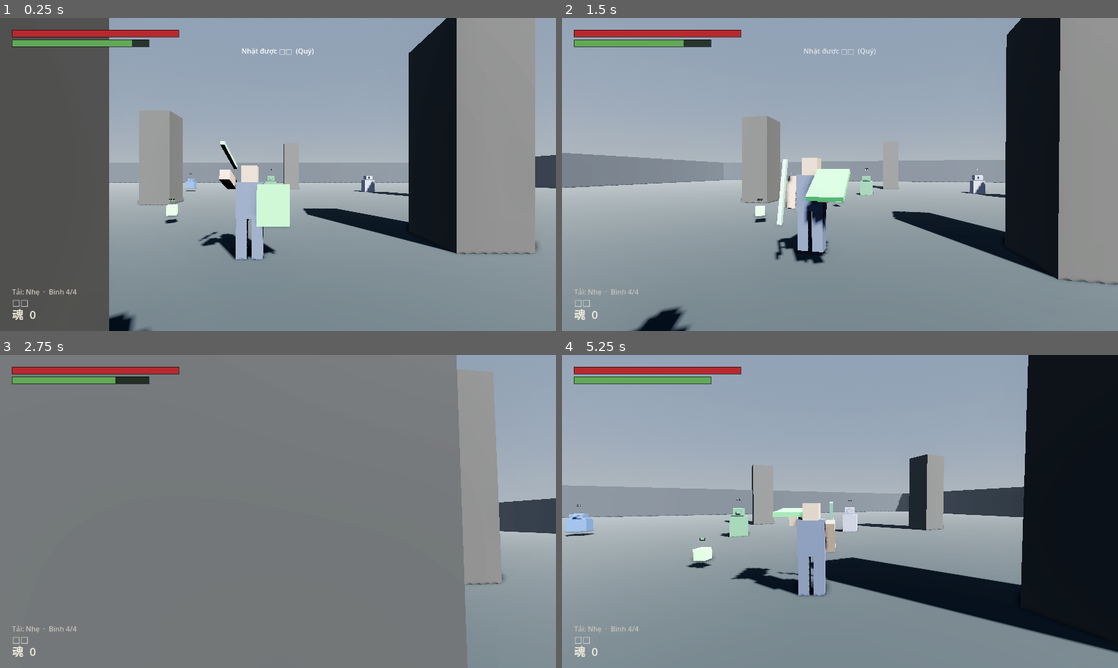
Above: before the commit, frames 1-4 (two rows, left to right).
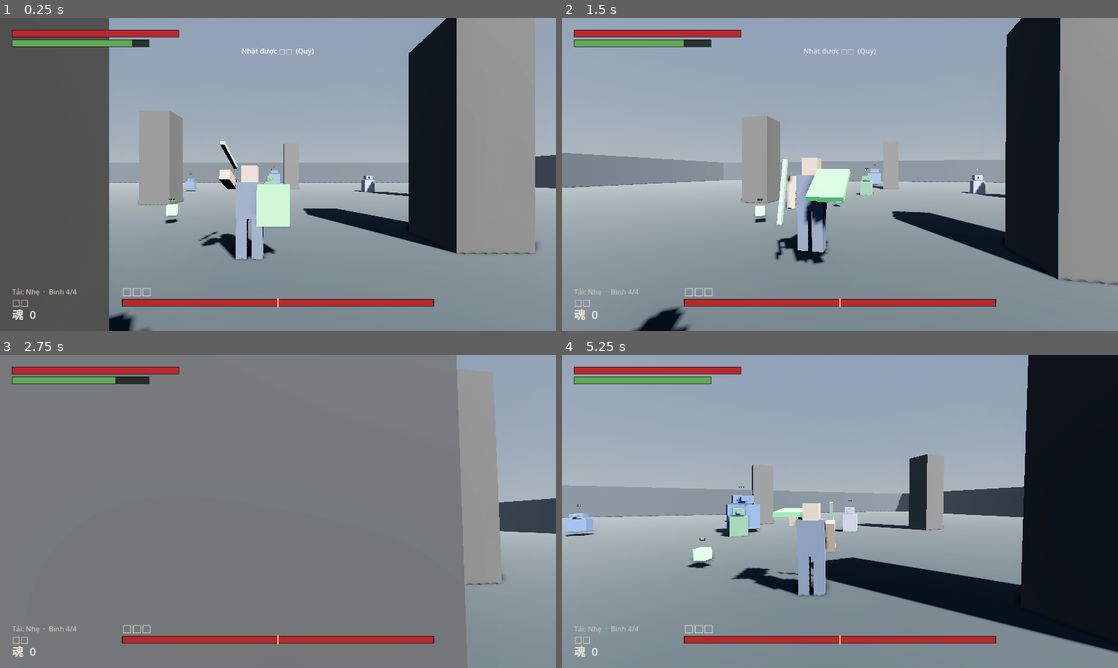
Above: after the commit, the same moments.

Repository: vitgoodkid/Game3SD
Game: Godot game, scene res://tools/thu_vong_lap.tscn
Same seed, same stepped clock (60 frames per second), same inputs: the game is played once before the commit and once after it. This scene is started directly instead of the project's main scene.
Inputs (mouse positions are in pixels of both pictures, inside the frame that each line leads up to):
- Up to frame 1 (0.25 s): no input
- Up to frame 2 (1.5 s): move the mouse to (867, 174) at 0.52 s; right-click (867, 174) at 0.6 s; tap F (nhay) at 0.8, 1.35 s; move the mouse to (812, 174) at 1.27 s
- Up to frame 3 (2.75 s): right-click (250, 511) at 1.55 s; move the mouse to (289, 505) at 2.02 s; tap D (di_phai) at 2.1 s; tap F (nhay) at 2.3 s
- Up to frame 4 (5.25 s): tap Enter at 2.75 s; move the mouse to (834, 517) at 2.77 s; tap S (di_sau) at 2.85 s; right-click (834, 517) at 3.05 s; move the mouse to (878, 514) at 3.52 s; tap A (di_trai) at 3.6 s; tap F (nhay) at 3.8 s; move the mouse to (795, 508) at 4.27 s; tap W (di_truoc) at 4.35 s; right-click (795, 508) at 4.55 s; move the mouse to (845, 511) at 5.02 s; hold Q (do_don) from 5.03 s (still down)

The runs differ from the first frame. In frame 1, 1.5% of the frame differs, in the area x 21-79%, y 47-93%; in frame 2, 1.5%; in frame 3, 1.4%; in frame 4, 1.9%, in the area x 21-79%, y 42-93%.

Commit message:
Mốc 5 — boss hai giai đoạn
Boss kế thừa Quai chứ không viết lại cây state machine riêng: boss khác quái
thường đúng ba chỗ (đọc boss.csv, đổi moveset giữa trận, chết thì dạy chữ), mọi
thứ còn lại phải giống hệt vì người chơi học cách đọc đòn ở quái thường rồi
mang kiến thức đó vào cửa boss.

Giai đoạn hai: máu tụt dưới nguong_gd2 thì vào state boss_doi_gd — đứng ngây
2 giây, BẤT TỬ, đổi màu thân, HUD báo. Khung đó phải bất tử: cho ăn đòn ở đây
thì người chơi học được đúng một điều là cứ thấy boss đổi dạng là xông vào
chém miễn phí, và cả đoạn dựng không khí thành tự phạt chính nó.

Thanh máu boss kiểu souls ở đáy màn hình: tên theo luật ??? (boss vô danh hiện
□□), vạch mốc ngưỡng giai đoạn hai, chữ 二 khi đã qua, thanh trắng tụt chậm.

Hạ boss thì HỌC LUÔN mấy chữ ở cột thuong_chu — khoảnh khắc "cả kho đồ cũ sáng
lên" của mục 4.1, đặt đúng chỗ đáng nhớ nhất. Boss không sống lại khi nghỉ ở
bia, nếu không thì cửa boss thành chỗ cày hồn.

Sửa một lỗi thật lộ ra khi làm: cột `toc_do` của boss.csv KHÔNG AI ĐỌC.
Quai.di_ve() tìm `toc_do_duoi` mà boss.csv không có cột đó, nên mọi boss chạy
ở tốc độ mặc định 4.0 bất kể bảng ghi gì — Thần Băng lẽ ra chậm chạp (2.7) lại
đuổi nhanh hơn Mẹ Làng. Boss._bu_cot_thieu() suy năm cột thiếu từ mấy cột
boss.csv có, ghi vào bản sao chứ không vào hàng gốc dùng chung của VocabDB.

Và một bẫy queue_free() nữa: boss nằm trong CẢ nhóm "quai" lẫn "boss", nên
_dat_lai_quai() quét trúng nó; guard "kiểm nhóm boss còn trống không" nhìn hụt
vì node vẫn nằm trong nhóm tới hết khung hình.

Thêm 19 test: moveset giai đoạn hai phải dài hơn và có đòn chưa từng thấy,
tụt qua ngưỡng là đổi, khung đổi bất tử, không có giai đoạn ba, hạ boss là học
chữ. 196 + 147 test qua.

Co-Authored-By: Claude Opus 5 <noreply@anthropic.com>

Diff:
--- /dev/null
+++ b/scenes/quai/boss.tscn
@@ -0,0 +1,71 @@
+[gd_scene load_steps=15 format=3]
+
+[ext_resource type="Script" path="res://scripts/quai/boss.gd" id="1_q"]
+[ext_resource type="Script" path="res://scripts/quai/than_quai.gd" id="2_than"]
+[ext_resource type="Script" path="res://scripts/quai/quai_hop_don.gd" id="3_hop"]
+[ext_resource type="Script" path="res://scripts/nhan_vat/may_trang_thai.gd" id="4_may"]
+[ext_resource type="Script" path="res://scripts/quai/trang_thai/quai_dung.gd" id="5_dung"]
+[ext_resource type="Script" path="res://scripts/quai/trang_thai/quai_ve_cho.gd" id="6_ve"]
+[ext_resource type="Script" path="res://scripts/quai/trang_thai/quai_duoi.gd" id="7_duoi"]
+[ext_resource type="Script" path="res://scripts/quai/trang_thai/quai_danh.gd" id="8_danh"]
+[ext_resource type="Script" path="res://scripts/quai/trang_thai/quai_trung_don.gd" id="9_td"]
+[ext_resource type="Script" path="res://scripts/quai/trang_thai/quai_vo_the.gd" id="10_vt"]
+[ext_resource type="Script" path="res://scripts/quai/trang_thai/quai_chet.gd" id="11_chet"]
+[ext_resource type="Script" path="res://scripts/quai/trang_thai/boss_doi_gd.gd" id="12_gd"]
+
+[sub_resource type="CapsuleShape3D" id="Capsule_q"]
+radius = 0.9
+height = 2.4
+
+[sub_resource type="BoxShape3D" id="Box_don_q"]
+size = Vector3(3.2, 2.6, 3.2)
+
+[node name="Boss" type="CharacterBody3D"]
+collision_layer = 4
+collision_mask = 1
+script = ExtResource("1_q")
+
+[node name="Hinh" type="CollisionShape3D" parent="."]
+transform = Transform3D(1, 0, 0, 0, 1, 0, 0, 0, 1, 0, 0.9, 0)
+shape = SubResource("Capsule_q")
+
+[node name="Than" type="Node3D" parent="."]
+script = ExtResource("2_than")
+
+[node name="HopDon" type="Area3D" parent="Than"]
+monitoring = false
+monitorable = false
+collision_layer = 0
+collision_mask = 2
+script = ExtResource("3_hop")
+
+[node name="Hinh" type="CollisionShape3D" parent="Than/HopDon"]
+shape = SubResource("Box_don_q")
+
+[node name="May" type="Node" parent="."]
+script = ExtResource("4_may")
+trang_thai_dau = "quai_dung"
+
+[node name="quai_dung" type="Node" parent="May"]
+script = ExtResource("5_dung")
+
+[node name="quai_ve_cho" type="Node" parent="May"]
+script = ExtResource("6_ve")
+
+[node name="quai_duoi" type="Node" parent="May"]
+script = ExtResource("7_duoi")
+
+[node name="quai_danh" type="Node" parent="May"]
+script = ExtResource("8_danh")
+
+[node name="quai_trung_don" type="Node" parent="May"]
+script = ExtResource("9_td")
+
+[node name="quai_vo_the" type="Node" parent="May"]
+script = ExtResource("10_vt")
+
+[node name="quai_chet" type="Node" parent="May"]
+script = ExtResource("11_chet")
+
+[node name="boss_doi_gd" type="Node" parent="May"]
+script = ExtResource("12_gd")
--- a/scripts/giao_dien/hud.gd
+++ b/scripts/giao_dien/hud.gd
@@ -29,6 +29,10 @@
 var _huong_danh: Array = []
 ## Máu "trễ" — thanh trắng tụt chậm phía sau, cho thấy vừa mất bao nhiêu.
 var _mau_tre := 1.0
+## Boss đang đánh nhau với mình. Thanh máu của nó nằm dưới đáy màn hình, kiểu
+## souls — to, một thanh duy nhất, tên chữ Hán ở trên.
+var _boss: Boss = null
+var _boss_tre := 1.0
 
 func _ready() -> void:
 	layer = 10
@@ -70,6 +74,7 @@
 	_mau_tre = maxf(ti, _mau_tre - delta * 0.35)
 	if _mau_tre < ti:
 		_mau_tre = ti
+	_tut_mau_boss(delta)
 
 	for i in range(_huong_danh.size() - 1, -1, -1):
 		_huong_danh[i]["t"] = float(_huong_danh[i]["t"]) - delta
@@ -83,6 +88,14 @@
 	_ve.queue_redraw()
 
 ## Hiện một dòng thông báo ngắn giữa trên màn hình (ngũ hành, đổi camera...).
+## Thanh trắng của boss tụt chậm phía sau, y như của người chơi — đó là thứ
+## cho thấy cú vừa rồi ăn được bao nhiêu trên một thanh máu rất dài.
+func _tut_mau_boss(delta: float) -> void:
+	if _boss == null or not is_instance_valid(_boss):
+		return
+	var ti := _boss.mau / maxf(_boss.mau_toi_da, 1.0)
+	_boss_tre = maxf(ti, _boss_tre - delta * 0.28)
+
 func bao(dong: String) -> void:
 	if dong.strip_edges().is_empty():
 		return
@@ -121,12 +134,49 @@
 		_thanh(Vector2(LE, y), rong * 0.7, nc.tu_the / maxf(nc.tu_the_max, 1.0),
 			MAU_TU_THE, Color(0.14, 0.12, 0.05, 0.8))
 
+	_ve_thanh_boss(co)
 	_ve_goc_duoi(co)
 	_ve_vet_bi_danh(co)
 	var cam := nc.get_node_or_null("GiaCamera") as CameraBaCheDo
 	if cam != null and cam.la_thu_nhat():
 		_ve_cham_ngam(co)
 		_ve_mui_ten_muc_tieu(co, cam)
+
+## Nhận boss vào để vẽ thanh máu. Vùng nào có boss thì gọi lúc người chơi bước
+## vào cửa; hạ xong thì gọi lại với null.
+func theo_doi_boss(b: Boss) -> void:
+	_boss = b
+	_boss_tre = 1.0
+	if b != null:
+		var loi := b.loi_thoai()
+		if loi != "":
+			bao(loi)
+
+func _ve_thanh_boss(co: Vector2) -> void:
+	if _boss == null or not is_instance_valid(_boss) or not _boss.con_song():
+		return
+	var f := ThemeDB.fallback_font
+	var rong := minf(co.x * 0.56, 760.0)
+	var x := (co.x - rong) * 0.5
+	var y := co.y - LE * 2.6
+	var ti := _boss.mau / maxf(_boss.mau_toi_da, 1.0)
+
+	# Tên hiện theo luật ???: chữ chưa đọc được thì hiện □. Boss vô danh là
+	# một hình ảnh mạnh — và hạ xong thì `thuong_chu` dạy luôn mấy chữ đó.
+	var ten := _boss.ten_hien()
+	var be := _ve.get_theme_default_font_size()
+	_ve.draw_string(f, Vector2(x, y - 10.0), ten,
+		HORIZONTAL_ALIGNMENT_LEFT, -1, be + 8, MAU_CHU)
+	# Giai đoạn hai: vạch mốc trên thanh cho thấy nó đã qua ngưỡng.
+	_thanh(Vector2(x, y), rong, ti, MAU_MAU, MAU_MAU_NEN, _boss_tre)
+	var moc := _boss.nguong_gd2()
+	if moc > 0.0 and moc < 1.0:
+		var mx := x + rong * moc
+		_ve.draw_line(Vector2(mx, y - 3.0), Vector2(mx, y + CAO_THANH + 3.0),
+			Color(0.95, 0.85, 0.45, 0.9), 2.0)
+	if _boss.giai_doan >= 2:
+		_ve.draw_string(f, Vector2(x + rong - 46.0, y - 10.0), "二",
+			HORIZONTAL_ALIGNMENT_LEFT, -1, be + 6, Color(0.95, 0.55, 0.42))
 
 func _thanh(tai: Vector2, rong: float, ti: float, mau: Color, nen: Color,
 		tre: float = -1.0) -> void:
--- /dev/null
+++ b/scripts/quai/boss.gd
@@ -0,0 +1,177 @@
+class_name Boss
+extends Quai
+
+## Boss hai giai đoạn (mốc 5). Mọi thông số đọc từ data/boss.csv.
+##
+## Vì sao kế thừa Quai chứ không viết lại: boss KHÁC quái thường đúng ba chỗ —
+## đọc bảng dữ liệu khác, đổi moveset giữa trận, và chết thì dạy chữ. Mọi thứ
+## còn lại (máy trạng thái, hộp đòn, tư thế, vỡ thế, kết liễu) phải giống hệt,
+## vì người chơi học cách đọc đòn ở quái thường rồi mang kiến thức đó vào cửa
+## boss. Viết riêng một cây state machine cho boss là tự tay phá bài học đó.
+##
+## GIAI ĐOẠN HAI là toàn bộ điểm của mốc này. Máu tụt dưới `nguong_gd2` thì:
+##   · đứng ngây một nhịp — đây là khung BÁO TRƯỚC, không phải khung tặng đòn
+##     miễn phí, nên nó bất tử; đánh vào lúc này không ăn gì
+##   · đổi sang `moveset_2`, dài hơn `moveset_1` một hai đòn
+##   · đổi màu thân, HUD nháy tên
+##
+## Không có giai đoạn ba, và đừng thêm: hai giai đoạn là đủ để người chơi phải
+## học lại giữa trận, ba giai đoạn thì thành bài kiểm tra trí nhớ.
+
+signal doi_giai_doan(gd: int)
+signal bat_dau_tran(b: Boss)
+signal ket_thuc_tran(b: Boss, thang: bool)
+
+## Đứng ngây bấy nhiêu giây lúc chuyển giai đoạn. Đủ dài để NHÌN THẤY là nó
+## đang đổi, đủ ngắn để không thành nghỉ giải lao.
+const NGAY_DOI_GIAI_DOAN := 2.0
+
+var giai_doan := 1
+var _da_doi := false
+var _da_chao := false
+
+func _ready() -> void:
+	add_to_group("boss")
+	super()
+
+## Đọc boss.csv thay vì quai.csv. Phần còn lại của Quai._nap_du_lieu() dùng
+## chung được vì hai bảng cố ý trùng tên cột ở những chỗ quan trọng.
+func _nap_du_lieu() -> void:
+	d = VocabDB.boss_cua(ma).duplicate()
+	if d.is_empty():
+		push_warning("Khong co boss '%s' trong boss.csv" % ma)
+	_bu_cot_thieu()
+	mau_toi_da = float(d.get("mau", 1000))
+	mau = mau_toi_da
+	tu_the_max = float(d.get("the_dung", 60)) * 2.2 + 40.0
+	ngu_hanh = String(d.get("ngu_hanh", ""))
+	_dung_than()
+	Tui.doi_trang_bi.connect(_cap_nhat_nhan)
+	doi_mau.emit(mau, mau_toi_da)
+
+## boss.csv cố ý ngắn hơn quai.csv: nó không khai `tam_phat_hien`, `tam_danh`,
+## `toc_do_di`, `toc_do_duoi`, `hon`. Suy ra từ mấy cột nó CÓ, thay vì bắt
+## người điền lại năm cột nữa cho sáu con boss.
+##
+## Đây là chỗ sửa một lỗi thật: cột `toc_do` của boss.csv trước đây KHÔNG AI
+## ĐỌC — `Quai.di_ve()` tìm `toc_do_duoi`, mà boss không có cột đó, nên mọi
+## boss đều chạy ở tốc độ mặc định 4.0 bất kể bảng ghi gì. Thần Băng lẽ ra
+## chậm chạp (2.7) thì đuổi nhanh hơn cả Mẹ Làng.
+##
+## Ghi vào bản sao `d`, không vào hàng gốc trong VocabDB — hàng đó dùng chung
+## cho mọi con cùng mã.
+func _bu_cot_thieu() -> void:
+	var toc := float(d.get("toc_do", 3.0))
+	var bk := float(d.get("ban_kinh", 0.9))
+	d["toc_do_duoi"] = toc
+	d["toc_do_di"] = toc * 0.6
+	# Cửa boss là phòng kín: bước vào là nó thấy. Để tầm ngắn như quái thường
+	# thì người chơi đi lại được nửa phòng mà boss vẫn đứng ngủ.
+	d["tam_phat_hien"] = 32.0
+	# Tầm đánh theo VÓC DÁNG nó: con to tay dài hơn, và người chơi đọc được
+	# điều đó bằng mắt trước khi ăn đòn đầu tiên.
+	d["tam_danh"] = bk * 2.2 + 1.8
+	d["hon"] = d.get("thuong_hon", 500)
+	d["rot_bo_thu"] = []
+
+func _dung_than() -> void:
+	var cao := float(d.get("cao", 2.4))
+	var bk := float(d.get("ban_kinh", 0.9))
+	var c := hinh.shape as CapsuleShape3D
+	if c != null:
+		c.height = cao
+		c.radius = bk
+	hinh.position.y = cao * 0.5
+	var tk := than as ThanQuai
+	if tk != null:
+		tk.dung_theo(cao, bk, ngu_hanh, ten_hien())
+		tk.cap_nhat(ten_hien(), 1.0)
+
+# --- Hai giai đoạn ---------------------------------------------------
+
+## Moveset theo giai đoạn đang ở. Quai.cac_don() đọc cột `moveset`; boss có hai
+## cột nên phải cài đè.
+func cac_don() -> Array:
+	var cot := "moveset_2" if giai_doan == 2 else "moveset_1"
+	var m: Array = d.get(cot, [])
+	if m.is_empty():
+		m = d.get("moveset_1", [])
+	return m if not m.is_empty() else ["bo_cham"]
+
+func nguong_gd2() -> float:
+	return float(d.get("nguong_gd2", 0.5))
+
+## Ăn đòn. Chặn đúng hai chỗ so với quái thường: bất tử lúc đang đổi giai đoạn,
+## và kiểm ngưỡng sau khi trừ máu.
+func an_don(sat_thuong: int, pha_the: float, tu_dau: Vector3, hanh: String = "") -> int:
+	if may.ten_hien_tai == "boss_doi_gd":
+		# Khung chuyển giai đoạn là khung BÁO TRƯỚC. Cho ăn đòn ở đây thì người
+		# chơi học được rằng cứ thấy boss đổi dạng là xông vào chém miễn phí,
+		# và cả đoạn dựng không khí thành ra tự phạt mình.
+		return 0
+	var st := super(sat_thuong, pha_the, tu_dau, hanh)
+	_thu_doi_giai_doan()
+	return st
+
+func _thu_doi_giai_doan() -> void:
+	if _da_doi or giai_doan != 1 or not con_song():
+		return
+	if mau / maxf(mau_toi_da, 1.0) > nguong_gd2():
+		return
+	_da_doi = true
+	giai_doan = 2
+	tu_the = 0.0
+	may.doi("boss_doi_gd")
+	doi_giai_doan.emit(2)
+
+## Đổi màu thân khi sang giai đoạn hai — người chơi phải NHÌN ra là luật vừa
+## đổi, không phải đọc được trên thanh máu.
+func to_lai_than() -> void:
+	var tk := than as ThanQuai
+	if tk != null and tk.has_method("to_lai"):
+		tk.call("to_lai", NguHanh.mau_cua(ngu_hanh).lerp(Color(0.95, 0.30, 0.25), 0.55))
+
+# --- Vào trận / hết trận ---------------------------------------------
+
+func _physics_process(delta: float) -> void:
+	super(delta)
+	if not _da_chao and thay_nguoi_choi():
+		_da_chao = true
+		_noi_hud(self)
+		bat_dau_tran.emit(self)
+
+## Chết. Boss dạy chữ — đó là phần thưởng thật của cả trận, hơn cả hồn.
+func roi_do() -> void:
+	Tui.them_hon(int(d.get("thuong_hon", 500)))
+	TheGioi.danh_dau_ha(id_on_dinh)
+	# Cột `thuong_chu` là danh sách chữ HỌC ĐƯỢC ngay, không phải bộ thủ phải
+	# ghép. Hạ boss là mở khoá luôn mấy chữ đó ở mọi món đồ cũ trong túi —
+	# khoảnh khắc "cả kho đồ sáng lên" của mục 4.1, đặt đúng chỗ đáng nhớ nhất.
+	var chu_moi: Array[String] = []
+	for c in d.get("thuong_chu", []):
+		var s := String(c)
+		if s == "" or TriNho.doc_duoc(s):
+			continue
+		TriNho.hoc(s)
+		chu_moi.append(s)
+	if not chu_moi.is_empty():
+		Tui.doi_trang_bi.emit()
+		_bao("Học được " + " ".join(chu_moi))
+	_noi_hud(null)
+	ket_thuc_tran.emit(self, true)
+
+## Bật / tắt thanh máu boss ở đáy màn hình. Tìm HUD bằng nhóm, để boss đặt ở
+## bản đồ nào cũng nối được mà không cần ai đi dây tay.
+func _noi_hud(b: Boss) -> void:
+	var h := get_tree().get_first_node_in_group("hud")
+	if h != null and h.has_method("theo_doi_boss"):
+		h.call("theo_doi_boss", b)
+
+func _bao(dong: String) -> void:
+	var h := get_tree().get_first_node_in_group("hud")
+	if h != null and h.has_method("bao"):
+		h.call("bao", dong)
+
+## Câu boss nói lúc vào trận. Nằm ở cột `loi_thoai` của boss.csv.
+func loi_thoai() -> String:
+	return String(d.get("loi_thoai", ""))
--- a/scripts/quai/than_quai.gd
+++ b/scripts/quai/than_quai.gd
@@ -134,6 +134,13 @@
 		rotation_degrees.x = lerpf(rotation_degrees.x, 24.0, minf(1.0, 26.0 * delta))
 		_to_mau(_mau_goc, delta, 10.0)
 
+## Đổi hẳn màu nền của con quái. Boss gọi lúc sang giai đoạn hai — đổi màu là
+## cách rẻ nhất để người chơi NHÌN ra luật vừa đổi, không phải đọc thanh máu.
+func to_lai(mau_moi: Color) -> void:
+	_mau_goc = mau_moi
+	if _vat_lieu != null:
+		_vat_lieu.albedo_color = mau_moi
+
 func _to_mau(dich: Color, delta: float, toc: float) -> void:
 	if _vat_lieu == null:
 		return
--- /dev/null
+++ b/scripts/quai/trang_thai/boss_doi_gd.gd
@@ -0,0 +1,38 @@
+extends TTQuai
+
+## Khung chuyển giai đoạn của boss. Đứng ngây, bất tử, đổi màu, rồi đánh tiếp.
+##
+## Vì sao nó phải BẤT TỬ (xử ở Boss.an_don): đây là khung báo trước, không phải
+## khung tặng đòn miễn phí. Cho ăn đòn ở đây thì người chơi học được đúng một
+## điều — cứ thấy boss đổi dạng là xông vào chém — và cả đoạn dựng không khí
+## thành ra tự phạt chính nó.
+##
+## Vì sao nó phải NHÌN THẤY ĐƯỢC: người chơi vừa mất một phút học thuộc moveset
+## một, giờ luật đổi. Không báo thì họ chết vì một đòn chưa từng thấy và đổ cho
+## game ăn gian — mà họ sẽ đúng.
+
+func vao(_du_lieu: Dictionary = {}) -> void:
+	q.dang_ngay = true
+	q.velocity = Vector3.ZERO
+	var b := q as Boss
+	if b != null:
+		b.to_lai_than()
+		var h := get_tree().get_first_node_in_group("hud")
+		if h != null and h.has_method("bao"):
+			h.call("bao", "%s — giai đoạn hai" % q.ten_hien())
+
+func ra() -> void:
+	q.dang_ngay = false
+
+func chay(delta: float) -> void:
+	q.dung_lai(delta, 30.0)
+	if t >= Boss.NGAY_DOI_GIAI_DOAN:
+		di("quai_duoi")
+
+func tien_do() -> float:
+	return clampf(t / Boss.NGAY_DOI_GIAI_DOAN, 0.0, 1.0)
+
+## Không gì cắt được khung này trừ cái chết — mà boss bất tử ở đây nên cả cái
+## chết cũng không tới được. Đúng chủ ý.
+func cho_doi(ten: String) -> bool:
+	return ten in ["quai_chet", "quai_duoi"]
--- a/scripts/the_gioi/phong_thu.gd
+++ b/scripts/the_gioi/phong_thu.gd
@@ -11,6 +11,11 @@
 ##   iframe_lan, tre_hoi_the_luc, và t_hoi của đòn nặng trong data/moveset.csv.
 
 const CANH_QUAI := preload("res://scenes/quai/quai.tscn")
+const CANH_BOSS := preload("res://scenes/quai/boss.tscn")
+
+## Boss đặt ở góc xa — đủ xa để không lao vào giữa lúc đang thử đòn với quái
+## thường, đủ gần để đi bộ tới trong mươi giây.
+const DAT_BOSS := {"ma": "canh_hai", "tai": Vector3(0, 0, -26)}
 
 ## Quái đặt sẵn: mã trong quai.csv + chỗ đứng.
 const DAT_QUAI := [
@@ -58,6 +63,7 @@
 	_dung_san()
 	_dung_cot()
 	_dat_quai()
+	_dat_boss()
 	_dat_do()
 	_trang_bi_san()
 	# Nghỉ ở bia và hồi sinh sau khi chết đều làm quái sống lại hết — đó là
@@ -134,10 +140,26 @@
 		q.position = d["tai"]
 		add_child(q)
 
+func _dat_boss() -> void:
+	var b := CANH_BOSS.instantiate() as Boss
+	b.ma = String(DAT_BOSS["ma"])
+	b.ma_vung = "thi_tran"
+	b.position = DAT_BOSS["tai"]
+	add_child(b)
+
 ## Xoá sạch quái đang có rồi đặt lại từ đầu. Phải xoá trước: TheGioi vừa quên
 ## hết bảng "đã hạ", nên con đang còn sống cũng sẽ được sinh thêm một bản nữa.
 func _dat_lai_quai() -> void:
+	# CHỪA BOSS RA. Boss nằm trong cả nhóm "quai" lẫn nhóm "boss", nên vòng lặp
+	# này quét trúng nó — mà boss KHÔNG sống lại khi nghỉ ở bia. Souls-like: hạ
+	# boss là hạ xong; dựng nó dậy thì cửa boss thành chỗ cày hồn.
+	#
+	# Và đừng thay bằng "xoá hết rồi kiểm nhóm boss còn trống không" — bẫy
+	# queue_free(): node vẫn nằm trong nhóm tới hết khung hình, nên kiểm ngay
+	# sau đó là nhìn hụt, boss biến mất luôn. Đã dính.
 	for q in get_tree().get_nodes_in_group("quai"):
+		if q.is_in_group("boss"):
+			continue
 		q.queue_free()
 	_dat_quai()
 
--- a/tools/thu_vong_lap.gd
+++ b/tools/thu_vong_lap.gd
@@ -46,6 +46,7 @@
 	await _chet_va_hoi_sinh()
 	await _nhat_lai_hon()
 	await _may_trang_thai_quai()
+	await _boss_hai_giai_doan()
 
 	print("")
 	print("====== %d qua, %d HONG ======" % [_qua, _hong])
@@ -113,7 +114,19 @@
 	await _hai_khung()
 
 func _dem_nhom(ten: String) -> int:
+	# Boss nằm trong CẢ nhóm "quai" lẫn nhóm "boss" (nó kế thừa Quai). Mọi phép
+	# đếm quái thường phải chừa nó ra, không thì bốn con hoá thành năm.
+	if ten == "quai":
+		return _quai_thuong().size()
 	return get_tree().get_nodes_in_group(ten).size()
+
+## Quái thường đang còn trong scene — không tính boss.
+func _quai_thuong() -> Array:
+	var ds: Array = []
+	for n in get_tree().get_nodes_in_group("quai"):
+		if not n.is_in_group("boss"):
+			ds.append(n)
+	return ds
 
 func _bia() -> BiaDa:
 	var ds := get_tree().get_nodes_in_group("bia_da")
@@ -488,7 +501,7 @@
 
 ## Kéo một con quái còn sống ra làm bao cát, và tắt não nó đi.
 func _quai_de_danh() -> Quai:
-	for n in get_tree().get_nodes_in_group("quai"):
+	for n in _quai_thuong():
 		var q := n as Quai
 		if q != null and q.con_song():
 			q.nguoi_choi = null
@@ -592,11 +605,89 @@
 	await _cho(1.6)
 	return xa
 
+## Boss hai giai đoạn (mốc 5).
+##
+## Canh đúng thứ phân biệt boss với một con quái nhiều máu: máu tụt qua ngưỡng
+## thì nó ĐỔI LUẬT — moveset dài ra, có đòn chưa từng thấy. Và khung chuyển
+## giai đoạn phải BẤT TỬ, không thì người chơi học được đúng một điều là cứ
+## thấy boss đổi dạng thì xông vào chém miễn phí.
+func _boss_hai_giai_doan() -> void:
+	_nhom("Boss hai giai đoạn")
+	var ds := get_tree().get_nodes_in_group("boss")
+	if ds.is_empty():
+		_dung(false, "phòng thử không có boss nào")
+		return
+	var b := ds[0] as Boss
+	_dung(b != null, "boss dựng lên được")
+	_dung(b.mau_toi_da >= 1000.0, "boss máu lấy từ boss.csv (%.0f)" % b.mau_toi_da)
+	_bang(b.giai_doan, 1, "vào trận là giai đoạn một")
+
+	var don_gd1 := b.cac_don()
+	var don_gd2: Array = b.d.get("moveset_2", [])
+	_dung(don_gd1.size() > 0, "giai đoạn một có moveset (%d đòn)" % don_gd1.size())
+	_dung(don_gd2.size() > don_gd1.size(),
+		"giai đoạn hai có nhiều đòn hơn (%d so với %d)" % [don_gd2.size(), don_gd1.size()])
+	var la := []
+	for x in don_gd2:
+		if not don_gd1.has(x):
+			la.append(String(x))
+	_dung(not la.is_empty(), "và có đòn CHƯA TỪNG THẤY ở giai đoạn một: %s"
+		% " ".join(la))
+
+	# --- Đánh tụt qua ngưỡng ---
+	# Kéo boss về sát người chơi: boss đứng ở góc xa, mà cửa boss thật thì
+	# người chơi bước hẳn vào phòng nó. Không kéo lại thì nó mất dấu và về chỗ.
+	b.nguoi_choi = _nc
+	b.global_position = _nc.global_position + _nc.huong_mat() * 4.0
+	b.diem_goc = b.global_position
+	_dung(b.thay_nguoi_choi(), "đứng trong phòng thì boss thấy người chơi")
+	_dung(float(b.d.get("toc_do_duoi", 0)) == float(b.d.get("toc_do", -1)),
+		"tốc độ đuổi lấy từ cột toc_do của boss.csv (%.1f)"
+		% float(b.d.get("toc_do_duoi", 0)))
+	var nguong := b.nguong_gd2()
+	b.an_don(int(b.mau_toi_da * (1.0 - nguong) + 20.0), 1.0, _nc.global_position)
+	await _hai_khung()
+	_bang(b.giai_doan, 2, "tụt qua ngưỡng %.0f%% là sang giai đoạn hai"
+		% (nguong * 100.0))
+	_bang(b.may.ten_hien_tai, "boss_doi_gd", "và vào khung chuyển giai đoạn")
+	_bang(b.cac_don().size(), don_gd2.size(), "moveset đã đổi sang bảng hai")
+
+	# --- Khung đó phải BẤT TỬ ---
+	var mau_truoc := b.mau
+	_bang(b.an_don(9999, 50.0, _nc.global_position), 0,
+		"đánh lúc đang đổi giai đoạn: 0 sát thương")
+	_bang(b.mau, mau_truoc, "máu boss không suy suyển")
+	_dung(b.dang_ngay, "nó đứng ngây thật, không phải chỉ bất tử")
+
+	# --- Hết khung thì đánh tiếp, và KHÔNG đổi giai đoạn lần nữa ---
+	await _cho(Boss.NGAY_DOI_GIAI_DOAN + 0.3)
+	_bang(b.may.ten_hien_tai, "quai_duoi", "hết khung là quay lại đuổi đánh")
+	b.an_don(10, 1.0, _nc.global_position)
+	await _hai_khung()
+	_bang(b.giai_doan, 2, "không có giai đoạn ba")
+
+	# --- Hạ boss: dạy chữ + cho hồn ---
+	var hon_truoc := Tui.hon
+	var chu_thuong: Array = b.d.get("thuong_chu", [])
+	for c in chu_thuong:
+		TriNho.so.erase(String(c))
+	b.an_don(99999, 1.0, _nc.global_position)
+	await _hai_khung()
+	_dung(not b.con_song(), "hạ được boss")
+	await _cho(0.6)
+	_dung(Tui.hon > hon_truoc, "boss cho hồn (%d → %d)" % [hon_truoc, Tui.hon])
+	var day_du := true
+	for c in chu_thuong:
+		if String(c) != "" and not TriNho.doc_duoc(String(c)):
+			day_du = false
+	_dung(day_du, "hạ boss là HỌC LUÔN mấy chữ ở cột thuong_chu (%s)"
+		% " ".join(chu_thuong))
+
 ## Máy trạng thái quái. Chạy CUỐI CÙNG vì nó xê dịch và hạ quái — mấy nhóm
 ## trước đếm đúng bốn con.
 func _may_trang_thai_quai() -> void:
 	_nhom("Máy trạng thái quái")
-	var ds := get_tree().get_nodes_in_group("quai")
+	var ds := _quai_thuong()
 	if ds.is_empty():
 		_dung(false, "không còn con quái nào để thử")
 		return
@@ -655,7 +746,7 @@
 		if q == null or not q.con_song():
 			continue
 		q.nguoi_choi = null if bit else _nc
-		if bit:
+		if bit and q.may.ten_hien_tai != "boss_doi_gd":
 			q.may.doi("quai_dung")
 
 ## Nhét một cái khiên vào tay trái, hoặc lấy ra. Khiên là điều kiện để parry
Not shown, added: scripts/quai/boss.gd.uid
Not shown, added: scripts/quai/trang_thai/boss_doi_gd.gd.uid
Not shown, changed: CLAUDE.md
Not shown, changed: TIEN_DO.md
